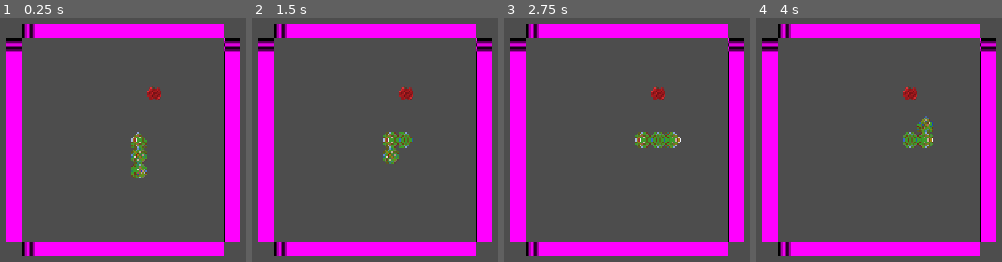
Above: before the commit, frames 1-4 (left to right).
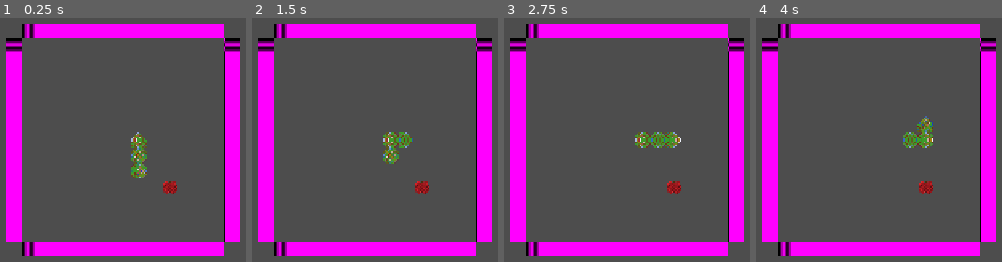
Above: after the commit, the same moments.

Repository: Irresponsible-watermelon/Snakes
Game: Godot game, scene res://Scenes/Main.tscn
Same seed, same stepped clock (60 frames per second), same inputs: the game is played once before the commit and once after it.
Inputs:
- Up to frame 1 (0.25 s): no input
- Up to frame 2 (1.5 s): tap Enter at 0.5 s; hold D (Right) 0.53-1.28 s; hold S (Down) from 1.28 s (still down)
- Up to frame 3 (2.75 s): tap Space at 2 s; release S (Down) at 2.03 s; hold D (Right) from 2.03 s (still down)
- Up to frame 4 (4 s): tap Enter at 2.75 s; release D (Right) at 2.78 s; hold W (Up) 2.78-3.53 s; tap Space at 3.5 s; hold A (Left) from 3.53 s (still down)

The runs differ from the first frame. In frame 1, 0.5% of the frame differs, in the area x 59-72%, y 27-73%; in frame 2, 0.5%; in frame 3, 0.5%; in frame 4, 0.5%.

Commit message:
working on apples

Diff:
--- a/Godot/Scenes/Main.tscn
+++ b/Godot/Scenes/Main.tscn
@@ -12,10 +12,12 @@
 [node name="Main" type="Node2D" unique_id=1107367377]
 script = ExtResource("1_pbw6q")
 
-[node name="Snake" parent="." unique_id=189533688 node_paths=PackedStringArray("global", "walls") instance=ExtResource("2_v1gob")]
+[node name="Snake" parent="." unique_id=189533688 node_paths=PackedStringArray("global", "walls", "apple_spawner") instance=ExtResource("2_v1gob")]
+z_index = 1
 position = Vector2(50, 50)
 global = NodePath("..")
 walls = NodePath("../Walls")
+apple_spawner = NodePath("../Food/AppleSpawner")
 
 [node name="Timer" type="Timer" parent="Snake" unique_id=245364244]
 wait_time = 0.2
@@ -29,6 +31,7 @@
 global = NodePath("..")
 
 [node name="BottomWall" type="Sprite2D" parent="Walls" unique_id=1634994407 groups=["Walls"]]
+z_index = -1
 position = Vector2(0, 350)
 scale = Vector2(13, 1)
 texture = SubResource("PlaceholderTexture2D_se6al")
@@ -51,6 +54,7 @@
 [node name="Food" type="Node" parent="." unique_id=903751541]
 
 [node name="Apple" parent="Food" unique_id=1843909988 instance=ExtResource("4_50glp")]
+z_index = 1
 
 [node name="Apple" parent="Food/Apple" index="0" unique_id=1243729888]
 visible = false
--- a/Godot/Scripts/apple_spawner.gd
+++ b/Godot/Scripts/apple_spawner.gd
@@ -20,9 +20,6 @@
 		food_needed = false
 
 func spawn_food():
-	print("Spawner path: ", get_path())
-	print("Spawner parent: ", get_parent().name)
-
 	apple = food_scene.instantiate()
 	var pos: Vector2 = generate_food_location()
 	while check_food_location(pos):
@@ -30,6 +27,7 @@
 	add_child(apple)
 	apple_position = pos
 	apple.position = apple_position
+	apple.z_index = -1
 
 func generate_food_location():
 	var x_pos = (randi_range( roundi(wall.top_left_corner.x / cell_size), roundi(wall.bottom_right_corner.x / cell_size))) * cell_size
--- a/Godot/Scripts/snake.gd
+++ b/Godot/Scripts/snake.gd
@@ -25,12 +25,16 @@
 @export var global: Main
 @onready var body_segment_size = global.cell_size
 @export var walls: Walls
+@export var apple_spawner: AppleSpawner
+@onready var apple_pos = apple_spawner.apple_position
+@onready var apple_needed = apple_spawner.food_needed
 var walls_dict
 
 var move_direction = Vector2.UP
 var pending_move_direction = Vector2.UP
 var cells_per_second = 1
 var wait_time = (1 / cells_per_second)
+var has_collisioned: bool = false
 
 # Called when the node enters the scene tree for the first time.
 func _ready():
@@ -71,8 +75,11 @@
 		head_selector(head, move_direction)
 		move_to_position(new_head_position)
 	else:
-		var has_collisioned = true
-
+		has_collisioned = true
+	if is_snake_inself(new_head_position):
+		has_collisioned = true
+	if is_food_eaten(new_head_position):
+		apple_needed = true
 
 func new_head_pos_finder():
 	var new_head_position = body_parts[0].position
@@ -128,3 +135,18 @@
 	part.position = grow_position
 	snake_parts.add_child(part)
 	body_parts.append(part)
+
+func is_food_eaten(new_head_position):
+	if apple_pos == new_head_position:
+		return true
+		print_debug("apple_eaten:")
+	else:
+		return false
+
+func is_snake_inself(new_head_position):
+	var is_inself = false
+	for x in range(1, body_parts.size()):
+		if body_parts[x].position == new_head_position:
+			is_inself = true
+			return is_inself
+	return is_inself
--- a/Godot/Scripts/walls.gd
+++ b/Godot/Scripts/walls.gd
@@ -23,7 +23,7 @@
 
 
 	top_left_corner = Vector2((walls_dict["left"].position.x + cell_size), (walls_dict["top"].position.y) + cell_size)
-	bottom_right_corner = Vector2((walls_dict["right"].position.x), (walls_dict["bottom"].position.y))
+	bottom_right_corner = Vector2((walls_dict["right"].position.x - cell_size), (walls_dict["bottom"].position.y - cell_size))
 # Called every frame. 'delta' is the elapsed time since the previous frame.
 @warning_ignore("unused_parameter")
 func _process(delta: float) -> void:
